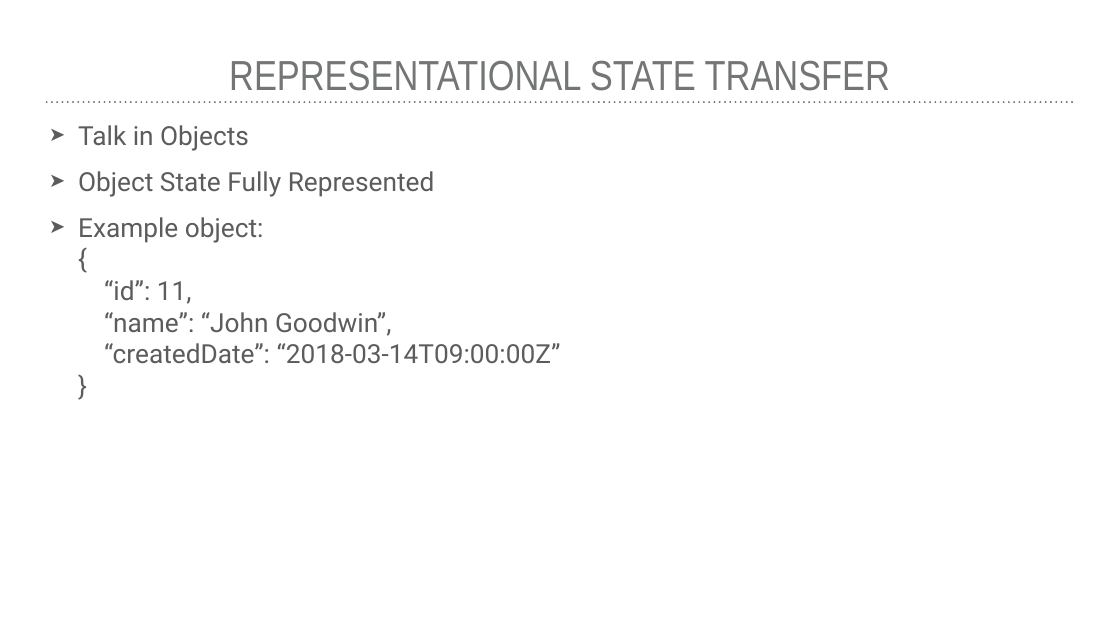
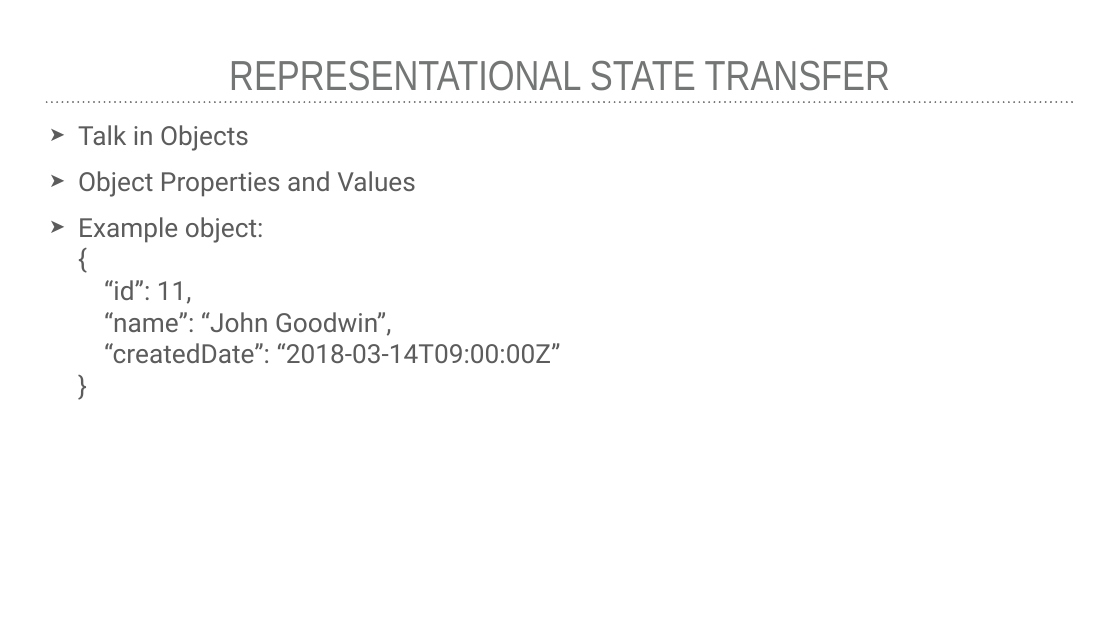
Before and after one commit to jhgoodwin/rest-api-intro, a slide deck: slide 4 of Rest API - Intro.pptx. Drawn at 1120x630 pixels with LibreOffice and Linux fonts; fonts in the diff are those of the drawing. Boxes give left, top, right and bottom in pixels: in the first picture for what was removed or moved away, otherwise in the second. Text is boxed around its words. In the diff, an @@ line names an element or a change of style, - is before the commit and + after.

```diff
--- a/Rest API - Intro.pptx
+++ b/Rest API - Intro.pptx
@@ text at [78, 171, 416, 197]: text changed @@
-➤ Object State Fully Represented
+➤ Object Properties and Values
```
Also in this commit, not shown: 4 other slides changed, 1 other file.
